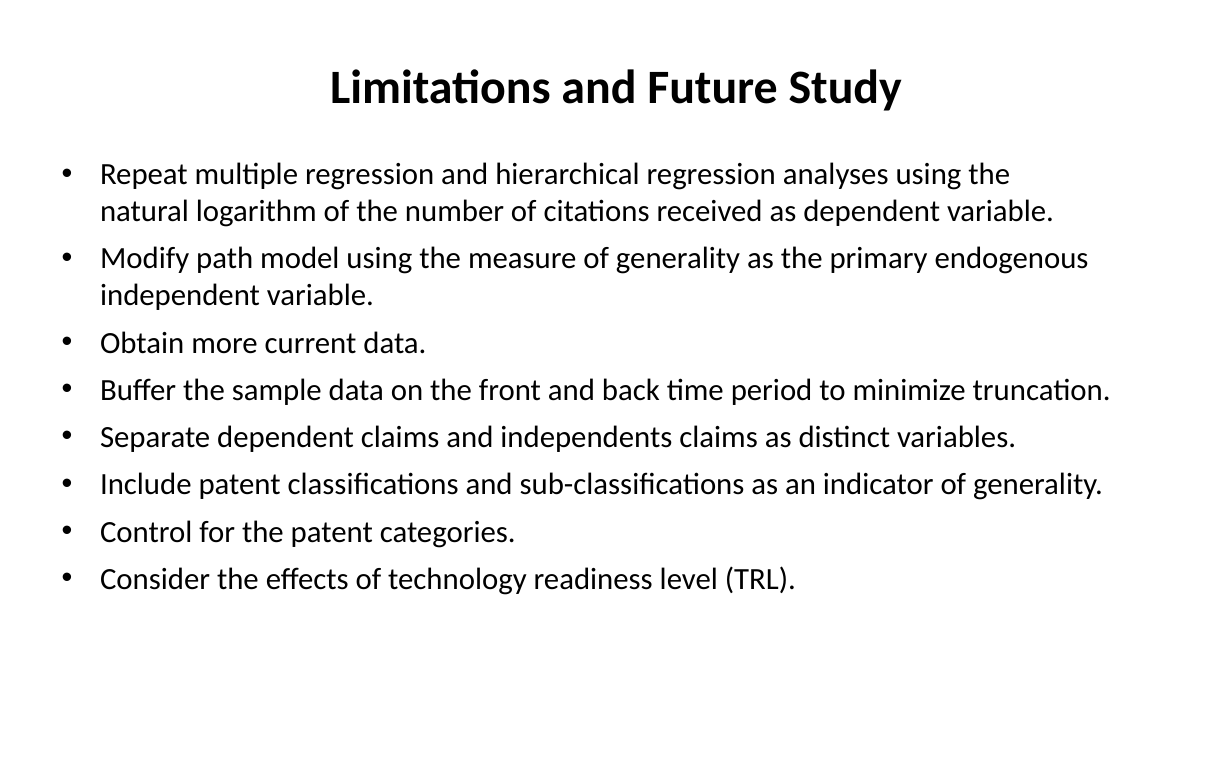
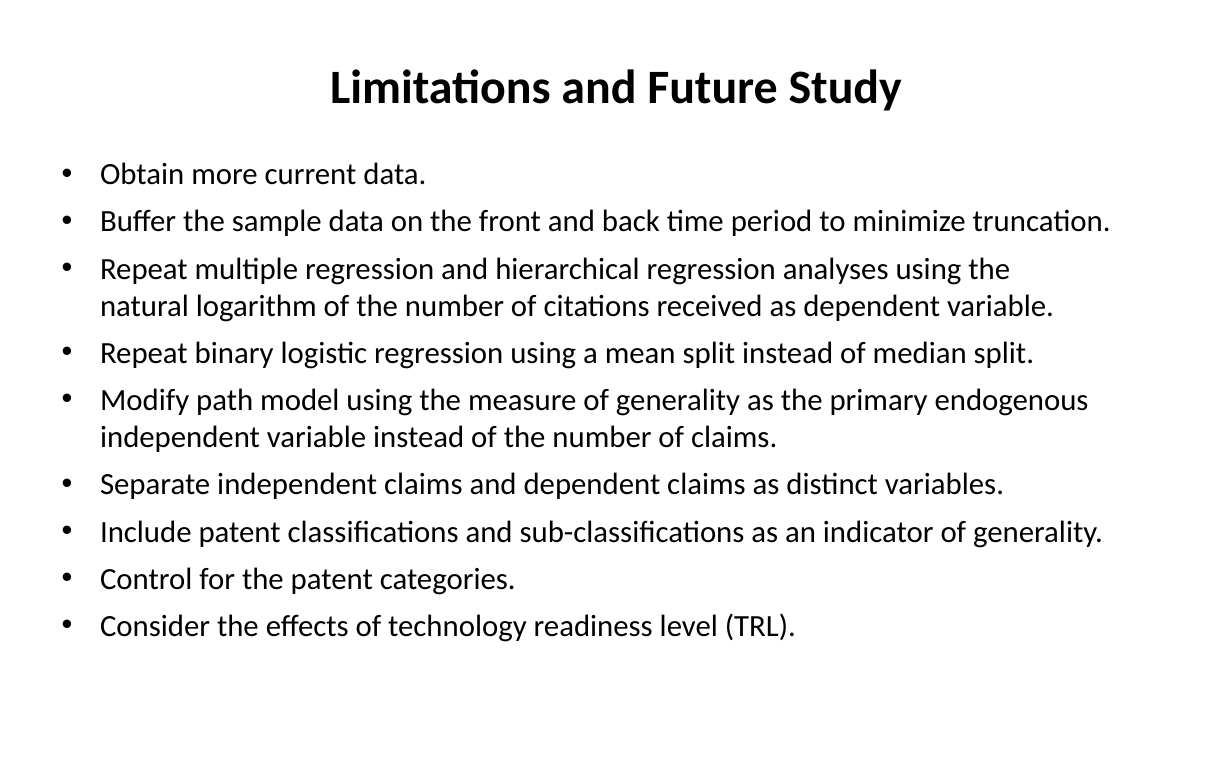
Before and after one commit to SLU-Courses-Townes/SOC6100, a slide deck: slide 24 of Presentations/Presentation02/Townes_SOC6100_Presentation02.pptx. Drawn at 1232x770 pixels with LibreOffice and Linux fonts; fonts in the diff are those of the drawing. Boxes give left, top, right and bottom in pixels: in the first picture for what was removed or moved away, otherwise in the second. Text is boxed around its words. In the diff, an @@ line names an element or a change of style, - is before the commit and + after.

Commit message:
Finished slides for Presentation 02

```diff
--- a/Presentations/Presentation02/Townes_SOC6100_Presentation02.pptx
+++ b/Presentations/Presentation02/Townes_SOC6100_Presentation02.pptx
@@ text at [100, 162, 1089, 310]: paragraphs removed @@
-• Repeat multiple regression and hierarchical regression analyses using the
-  natural logarithm of the number of citations received as dependent variable.
-• Modify path model using the measure of generality as the primary endogenous independent variable.
@@ text at [100, 257, 1089, 499]: text changed @@
-• Separate dependent claims and independents claims as distinct variables.
+• Repeat multiple regression and hierarchical regression analyses using the
+  natural logarithm of the number of citations received as dependent variable.
+• Repeat binary logistic regression using a mean split instead of median split.
+• Modify path model using the measure of generality as the primary endogenous independent variable instead of the number of claims.
+• Separate independent claims and dependent claims as distinct variables.
```
Also in this commit, not shown: 1 other slide changed.
